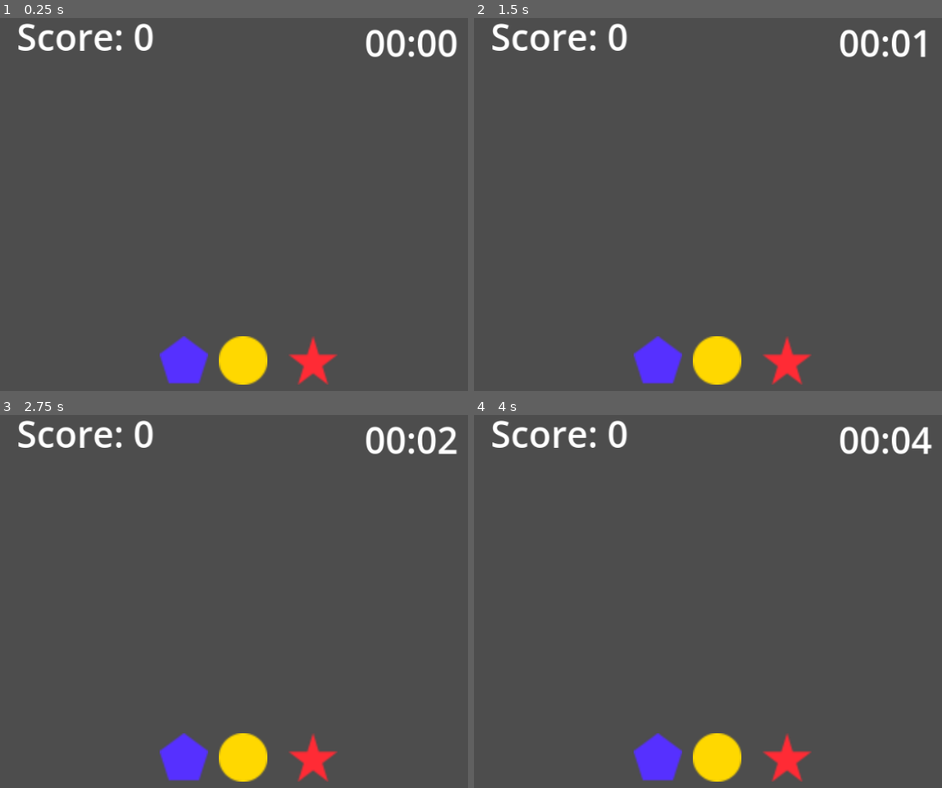
Above: before the commit, frames 1-4 (two rows, left to right).
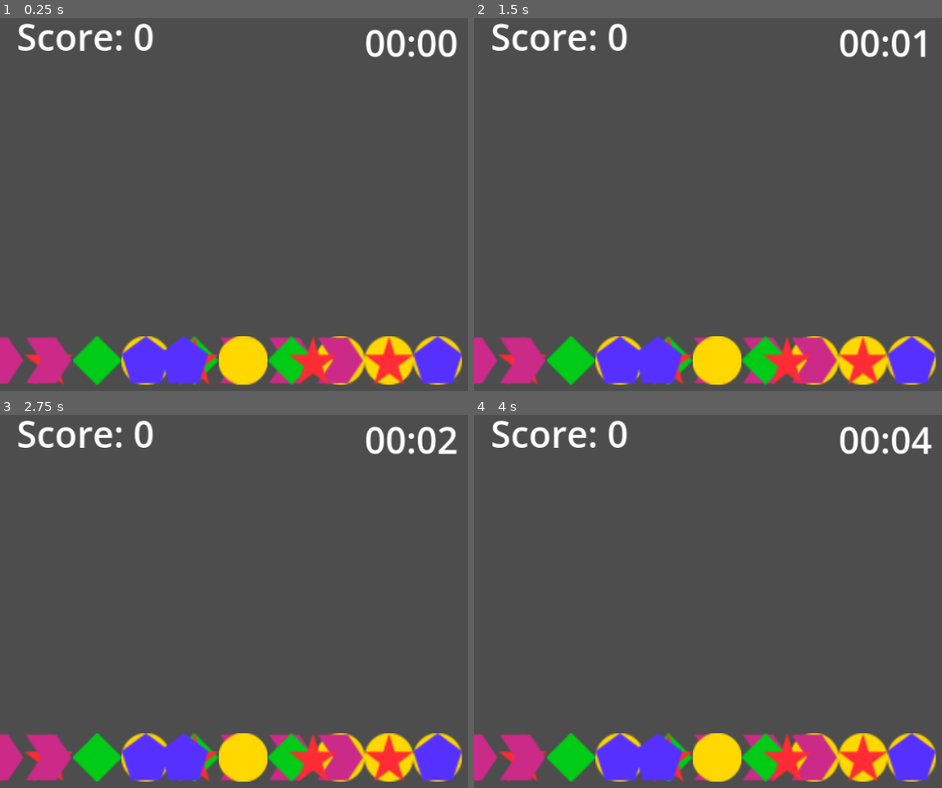
Above: after the commit, the same moments.

Repository: jborza/match3
Game: Godot game, scene res://Level1.tscn
Same seed, same stepped clock (60 frames per second), same inputs: the game is played once before the commit and once after it.
Inputs (mouse positions are in pixels of both pictures, inside the frame that each line leads up to):
- Up to frame 1 (0.25 s): no input
- Up to frame 2 (1.5 s): tap Enter at 0.5 s; click (717, 361) at 0.67 s; tap Space at 1.25 s; move the mouse to (787, 361) at 1.27 s; click (787, 361) at 1.42 s
- Up to frame 3 (2.75 s): move the mouse to (182, 758) at 2.02 s; click (182, 758) at 2.17 s
- Up to frame 4 (4 s): tap Enter at 2.75 s; move the mouse to (outside the picture) at 2.77 s; click (outside the picture) at 2.92 s; tap Space at 3.5 s; move the mouse to (outside the picture) at 3.52 s; click (outside the picture) at 3.67 s

The runs differ from the first frame. In frame 1, 7.7% of the frame differs, in the area x 0-99%, y 85-99%; in frame 2, 7.7%; in frame 3, 7.7%; in frame 4, 7.7%.

Commit message:
tile generation (1 row for now)

Diff:
--- a/Game.gd
+++ b/Game.gd
@@ -26,6 +26,15 @@
 func _ready():
 	load_sprite_textures()
 
+	# generate tiles
+	# https://docs.godotengine.org/en/stable/tutorials/scripting/nodes_and_scene_instances.html
+	var tile_scene = load("res://Tile.tscn")
+	for x in range(-160,160,32):
+		var tile = tile_scene.instantiate()
+		tile.type = randi() % TileType.size()
+		tile.position.x = x
+		add_child(tile)
+
 
 # Called every frame. 'delta' is the elapsed time since the previous frame.
 func _process(delta):
--- a/Level1.tscn
+++ b/Level1.tscn
@@ -48,4 +48,6 @@
 [node name="Tile3" parent="." instance=ExtResource("2_whnrx")]
 position = Vector2(-39, 0)
 
+[node name="Tiles" type="Node2D" parent="."]
+
 [connection signal="timeout" from="Timer" to="Game" method="_on_timer_timeout"]
